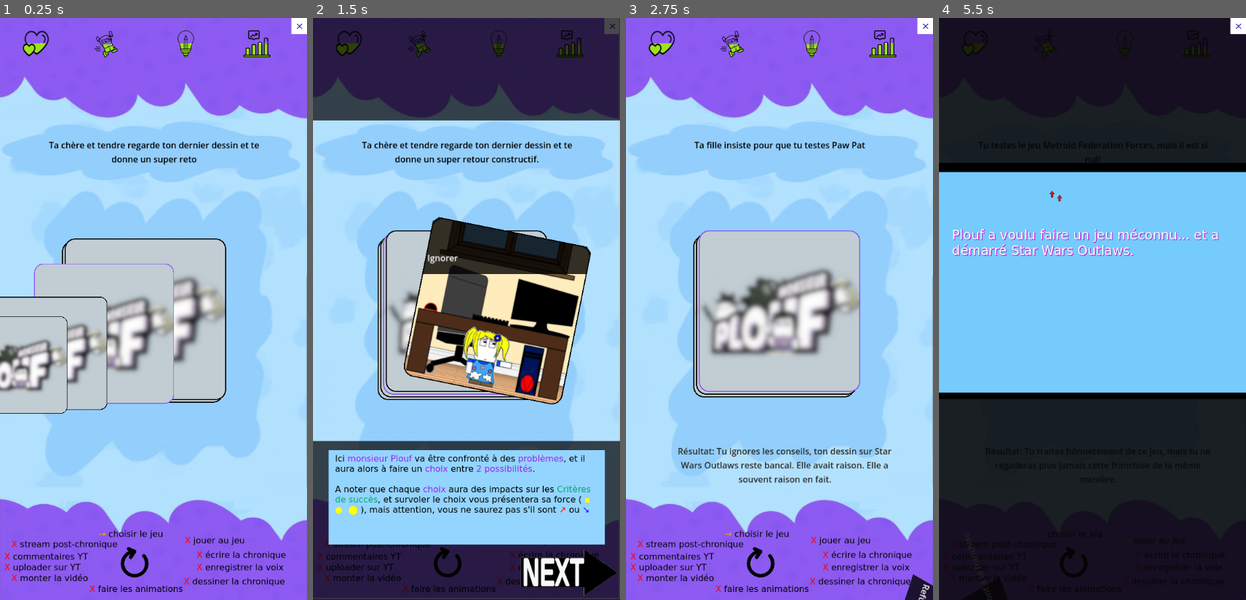
Above: before the commit, frames 1-4 (left to right).
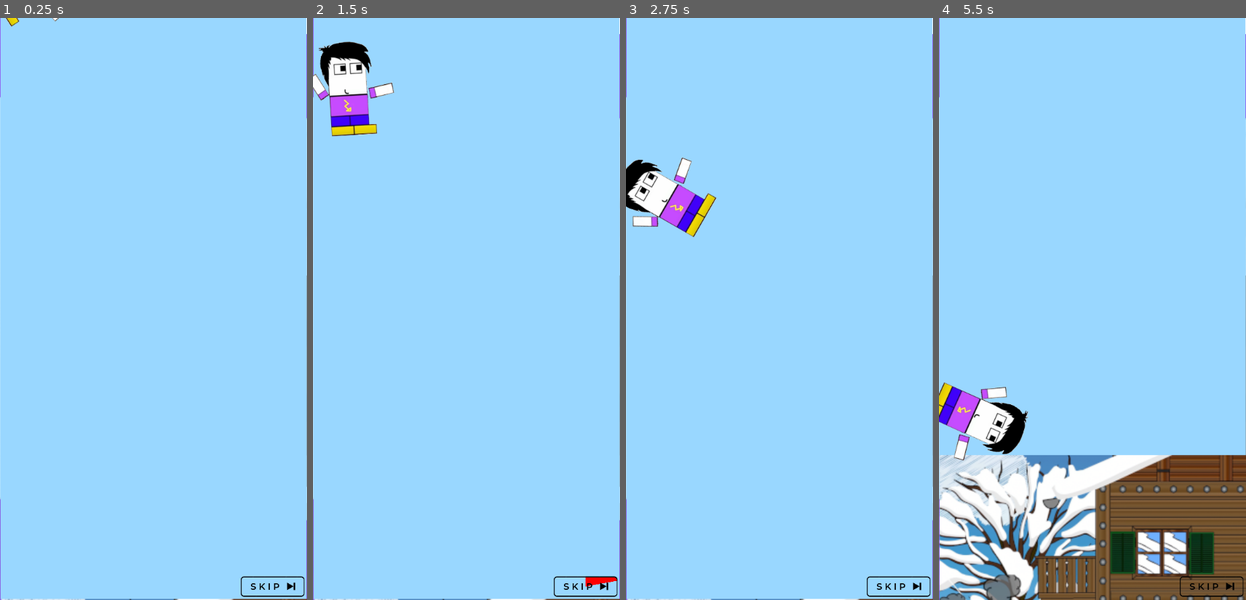
Above: after the commit, the same moments.

Repository: naparuba/plouf
Game: Godot game, scene res://Main.tscn
Same seed, same stepped clock (60 frames per second), same inputs: the game is played once before the commit and once after it. Sound files missing from this copy of the repository are replaced by a short silence.
Inputs (mouse positions are in pixels of both pictures, inside the frame that each line leads up to):
- Up to frame 1 (0.25 s): no input
- Up to frame 2 (1.5 s): tap Enter (ui_accept) at 0.5, 0.77 s; move the mouse to (534, 279) at 0.52 s; hold Right (ui_right) 0.53-1.25 s; click (534, 279) at 0.67 s; drag from (405, 338) to (451, 425) at 1.27 s
- Up to frame 3 (2.75 s): move the mouse to (810, 180) at 2.02 s; hold Right (ui_right) from 2.03 s (still down); click (810, 180) at 2.17 s
- Up to frame 4 (5.5 s): release Right (ui_right) at 2.75 s; drag from (1077, 425) to (1000, 221) at 2.77 s; move the mouse to (1184, 396) at 3.52 s; hold Left (ui_left) 3.53-4.25 s; click (1184, 396) at 3.67 s; tap Enter (ui_accept) at 3.77 s; drag from (1000, 221) to (1046, 163) at 4.27 s; move the mouse to (1107, 309) at 5.02 s; hold Left (ui_left) from 5.03 s (still down); click (1107, 309) at 5.17 s

The runs differ from the first frame. In frame 1, 62% of the frame differs, in the area x 0-100%, y 0-100%; in frame 2, 61%; in frame 3, 61%; in frame 4, 100%.

Commit message:
Enh: rajout d'un bouton a presser 1.5s pour skip l'intro

Diff:
--- a/intro.gd
+++ b/intro.gd
@@ -5,6 +5,17 @@
 @onready var intro_player = $player
 @onready var audio_player = $audio_player
 
+signal intro_ended
+
+# Skip button : hold for 1.0s for skip
+@onready var skip_bar = $skip  # ou autre chemin
+var is_skipping := false
+var skip_hold_time := 1.0  # durée en secondes
+var skip_timer := 0.0
+
+# Called at the end of the animation by the player
+func _on_intro_finished():
+	emit_signal("intro_ended")
 
 ######### Intro:
 func launch_intro():
@@ -13,7 +24,41 @@
 	audio_player.stream = load("res://sounds/intro.ogg")
 	audio_player.play()
 	intro_player.play("intro")
-	await intro_player.animation_finished
+	await intro_ended   #  can be both from a skip or with a real animation finish
 	print('INTRO FINISH')
 	self.visible = false
-	return audio_player.finished
+	return audio_player.finished  #is raised even if skip
+
+
+func _process(delta):
+	if is_skipping:
+		skip_timer += delta
+		skip_bar.value = skip_timer / skip_hold_time * 100.0
+		if skip_timer >= skip_hold_time:
+			_end_intro()
+
+func _input(event):
+	if event is InputEventMouseButton or event is InputEventKey:
+		if event.pressed:
+			_start_skip()
+		else:
+			_cancel_skip()
+
+
+func _start_skip():
+	is_skipping = true
+	skip_timer = 0.0
+	skip_bar.value = 0.0
+
+func _cancel_skip():
+	is_skipping = false
+	skip_timer = 0.0
+	skip_bar.value = 0.0
+
+func _end_intro():
+	print('SKIP INTRO')
+	self.visible = false
+	audio_player.stop()
+	intro_player.stop()
+	is_skipping = false
+	emit_signal("intro_ended")
--- a/intro.tscn
+++ b/intro.tscn
@@ -9,6 +9,8 @@
 [ext_resource type="Texture2D" uid="uid://dxg3xrlcc0a7q" path="res://images/cochon.png" id="6_q0myo"]
 [ext_resource type="Texture2D" uid="uid://cbhar56bjq3l7" path="res://images/BACK_MAISON.png" id="7_var5n"]
 [ext_resource type="Texture2D" uid="uid://5515ekpafnl1" path="res://images/PLOUF_GRAND.png" id="8_0ml2y"]
+[ext_resource type="Texture2D" uid="uid://dkxd055r678r3" path="res://images/skip.png" id="10_lv2fg"]
+[ext_resource type="Texture2D" uid="uid://x1bv5oqkbq7i" path="res://images/skip_full.png" id="11_hajua"]
 
 [sub_resource type="Animation" id="Animation_gulrl"]
 length = 0.001
@@ -328,6 +330,20 @@
 "update": 0,
 "values": [Vector2(0.6, 0.629)]
 }
+tracks/13/type = "method"
+tracks/13/imported = false
+tracks/13/enabled = true
+tracks/13/path = NodePath(".")
+tracks/13/interp = 1
+tracks/13/loop_wrap = true
+tracks/13/keys = {
+"times": PackedFloat32Array(13),
+"transitions": PackedFloat32Array(1),
+"values": [{
+"args": [],
+"method": &"_on_intro_finished"
+}]
+}
 
 [sub_resource type="AnimationLibrary" id="AnimationLibrary_7icjc"]
 _data = {
@@ -391,3 +407,14 @@
 }
 
 [node name="audio_player" type="AudioStreamPlayer" parent="."]
+
+[node name="skip" type="TextureProgressBar" parent="."]
+layout_mode = 0
+offset_left = 446.0
+offset_top = 1035.0
+offset_right = 848.0
+offset_bottom = 1168.0
+scale = Vector2(0.3, 0.3)
+fill_mode = 4
+texture_under = ExtResource("10_lv2fg")
+texture_progress = ExtResource("11_hajua")
--- a/main.gd
+++ b/main.gd
@@ -9,7 +9,7 @@
 var DEBUG_WIN = false
 var DEBUG_CRITERIA_EFFECTS = false
 
-var DEBUG_DISABLE_INTRO = true
+var DEBUG_DISABLE_INTRO = false
 
 
 var card_index = 0
Binary file added: images/skip.png
Not shown, added: images/skip.png.import
Binary file added: images/skip_full.png
Not shown, added: images/skip_full.png.import
Not shown: 1 places in intro.tscn that only renumber resources
